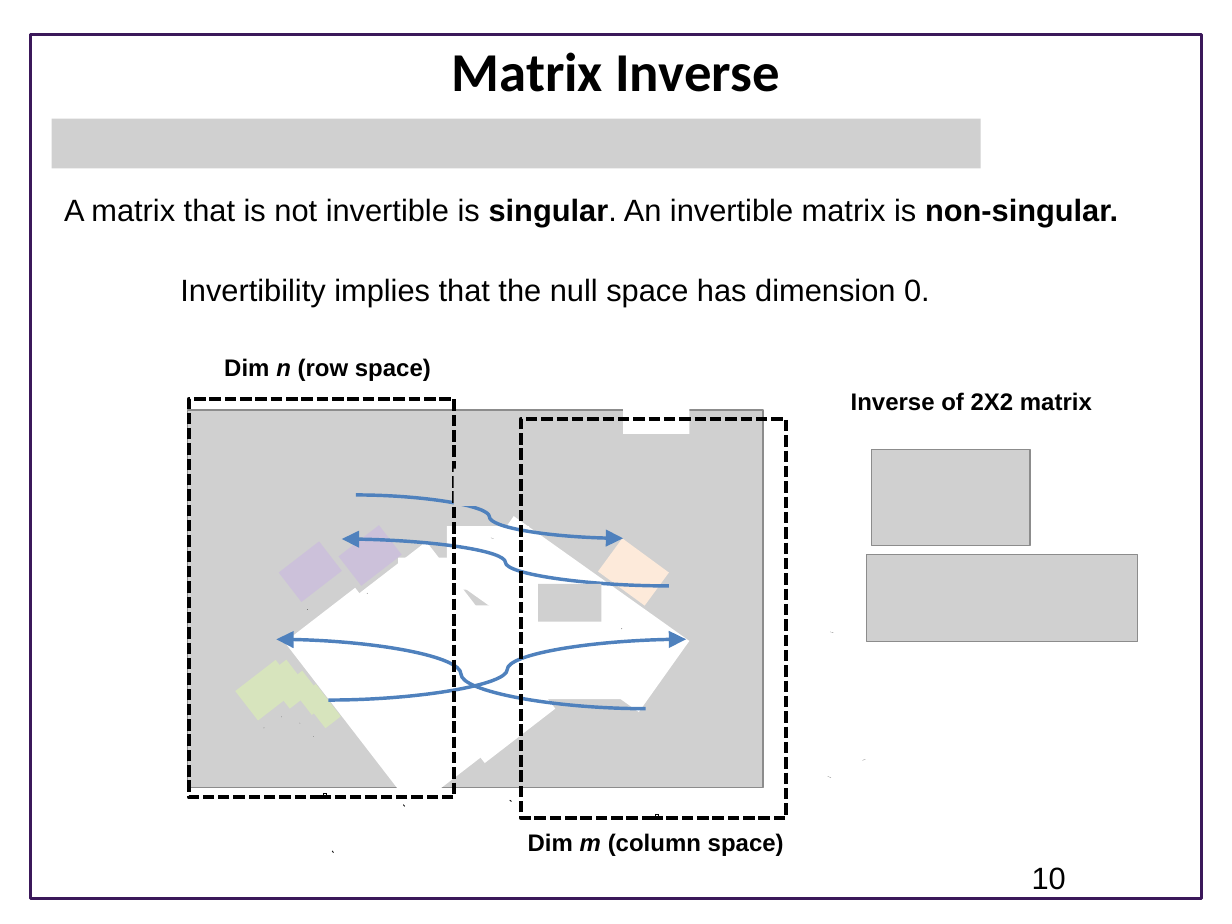
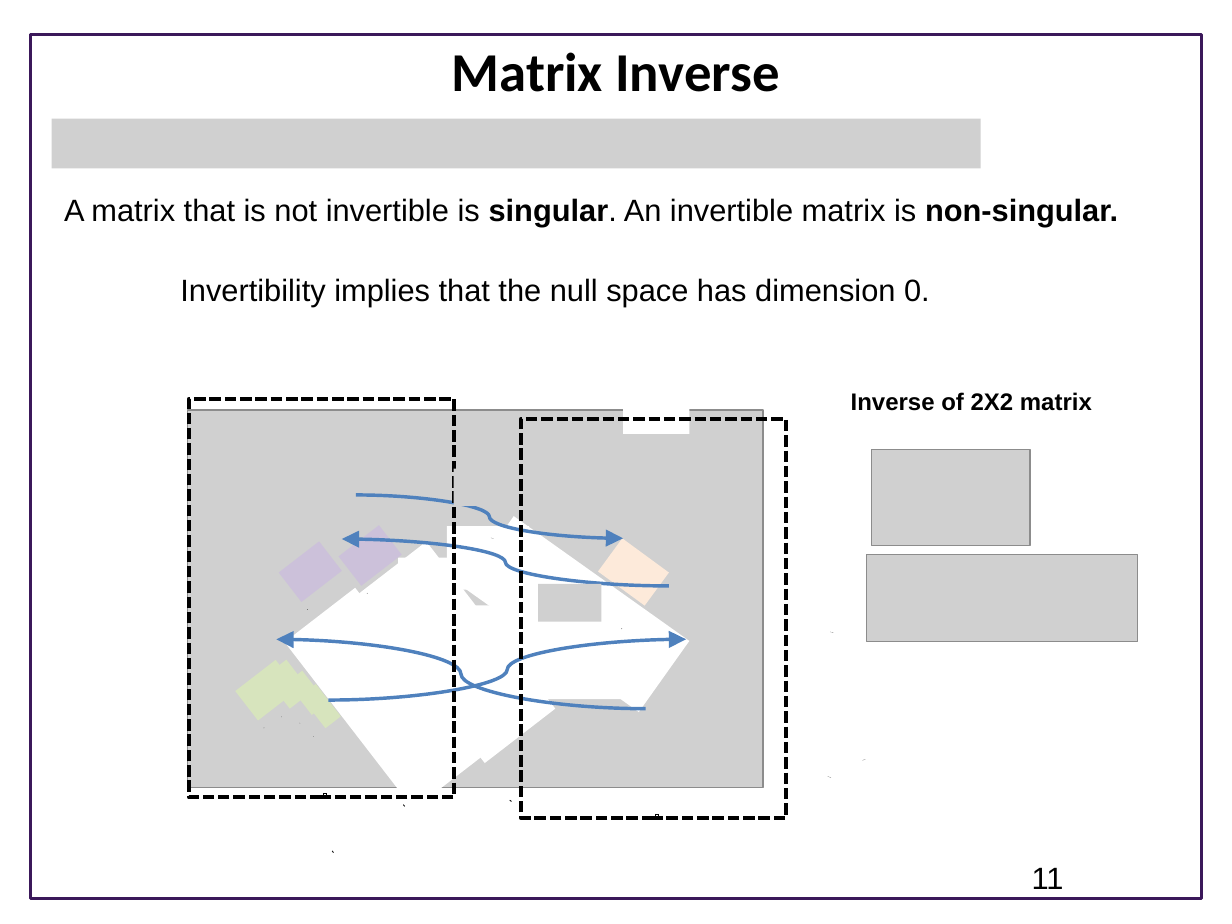
Before and after one commit to joseph-hellerstein/advanced-controls-lectures, a slide deck: slide 11 of Lecture_4-Geometric-Linear-Algebra/Geometric-Linear-Algebra.pptx (slide 10 before the commit). Drawn at 1232x924 pixels with LibreOffice and Linux fonts; fonts in the diff are those of the drawing; grey boxes stand for pictures; background and template pictures are left out. Boxes give left, top, right and bottom in pixels: in the first picture for what was removed or moved away, otherwise in the second. Text is boxed around its words. In the diff, an @@ line names an element or a change of style, - is before the commit and + after.

```diff
--- a/Lecture_4-Geometric-Linear-Algebra/Geometric-Linear-Algebra.pptx
+++ b/Lecture_4-Geometric-Linear-Algebra/Geometric-Linear-Algebra.pptx
@@ text removed at [224, 358, 431, 381] @@
-Dim n (row space)
@@ text removed at [528, 833, 784, 856] @@
-Dim m (column space)
@@ page number at [1032, 867, 1064, 889]: text changed @@
-10
+11
```
Also in this commit, not shown: 7 other slides changed, 3 slides added, 9 slides removed.
